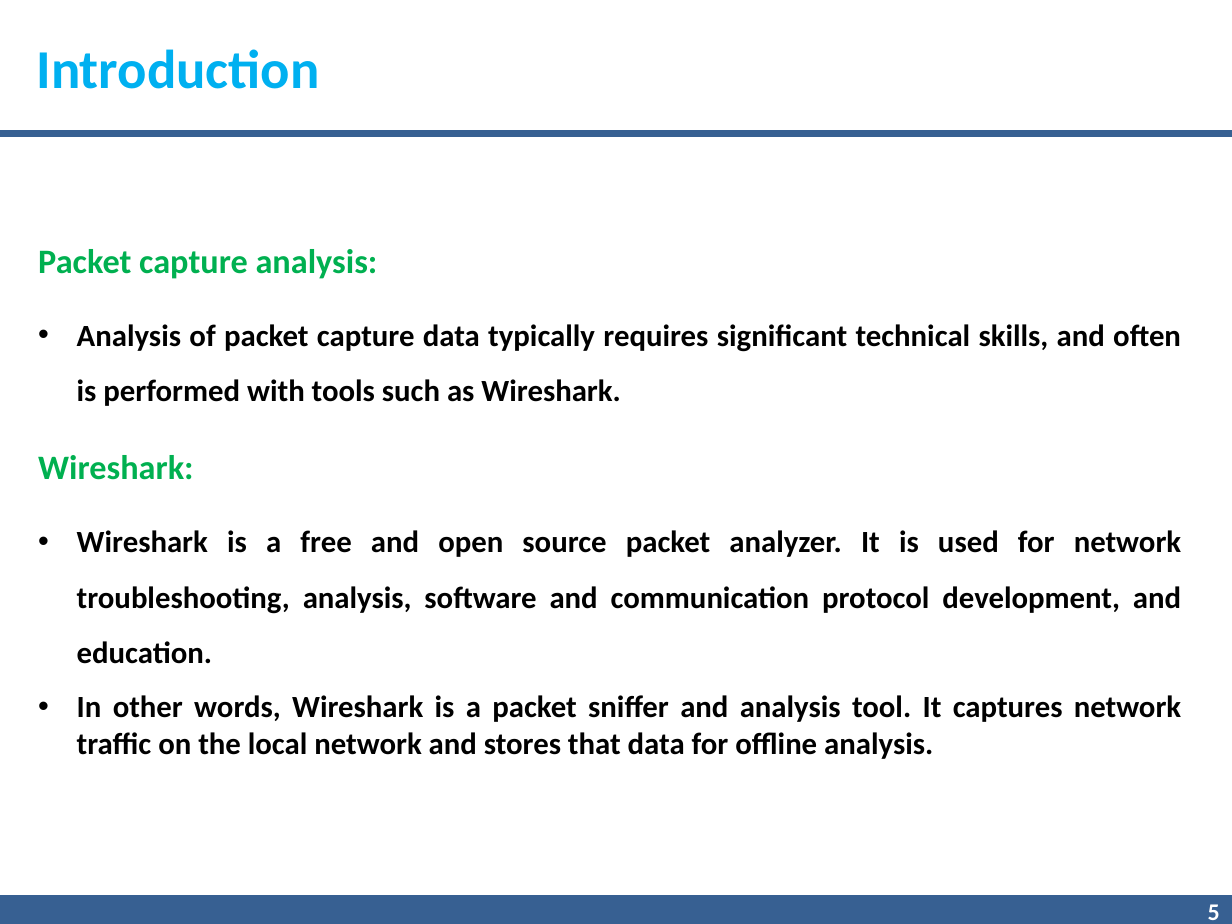
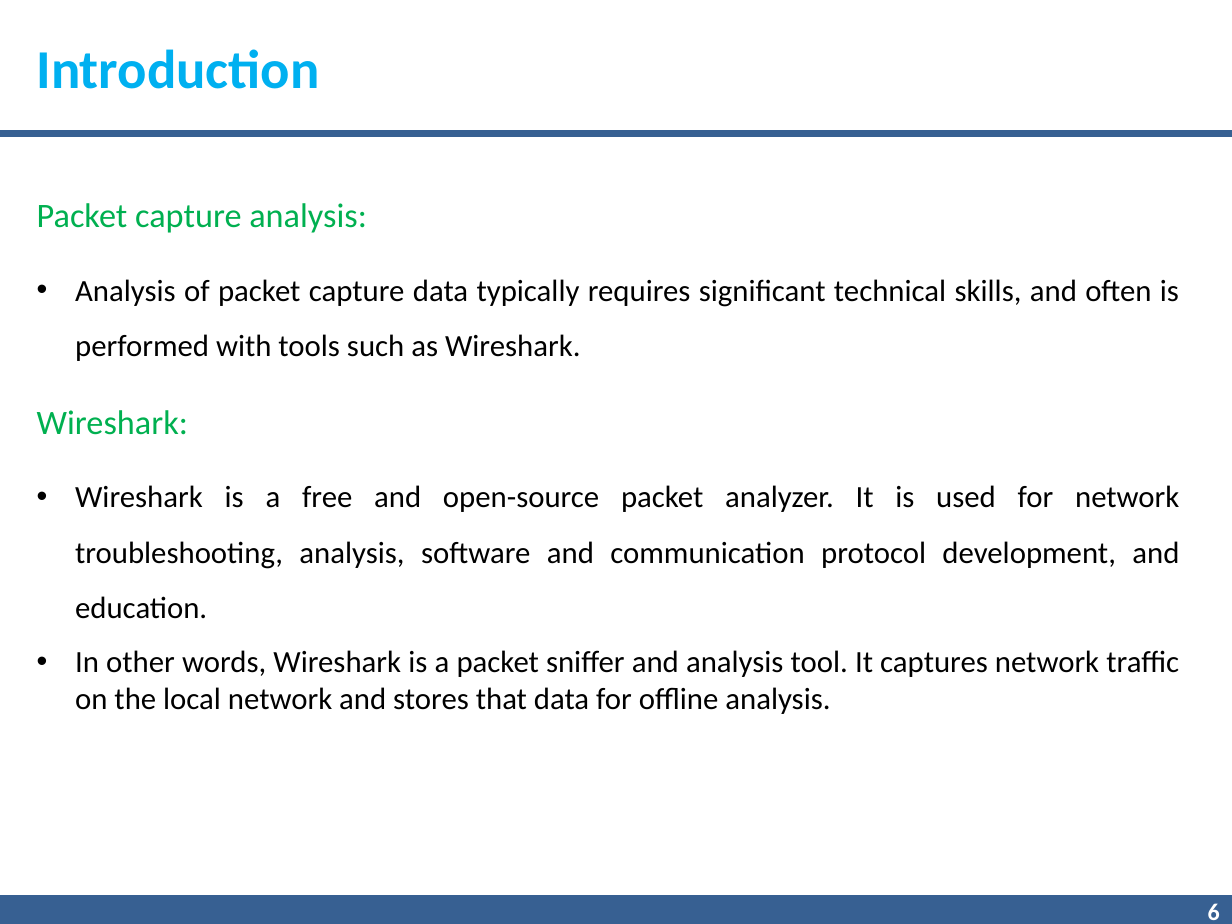
Before and after one commit to gnnain/Pcap_Reader, a slide deck: slide 6 of 7.pptx (slide 5 before the commit). Drawn at 1232x924 pixels with LibreOffice and Linux fonts; fonts in the diff are those of the drawing; background and template pictures are left out. Boxes give left, top, right and bottom in pixels: in the first picture for what was removed or moved away, otherwise in the second. Text is boxed around its words. In the diff, an @@ line names an element or a change of style, - is before the commit and + after.

```diff
--- a/7.pptx
+++ b/7.pptx
@@ text "Packet capture analysis:": place and size @@
-text "Packet capture analysis:" at <box>38,249,1181,759</box>
+text "Packet capture analysis:" at <box>37,203,1179,714</box>
@@ text at <box>37,203,1179,714</box>: bold off in "Packet capture analysis:", "Analysis of packet capture data typically requires ...", "Wireshark:", "In other words, Wireshark is a packet ..." @@
@@ text at <box>75,485,1179,619</box>: text changed; bold off @@
-• Wireshark is a free and open source packet analyzer. It is used for network troubleshooting, analysis, software and communication protocol development, and education.
+• Wireshark is a free and open-source packet analyzer. It is used for network troubleshooting, analysis, software and communication protocol development, and education.
@@ page number at <box>1208,903,1220,920</box>: text changed @@
-5
+6
```
Also in this commit, not shown: 14 other slides changed, 6 slides added, 4 slides removed.
